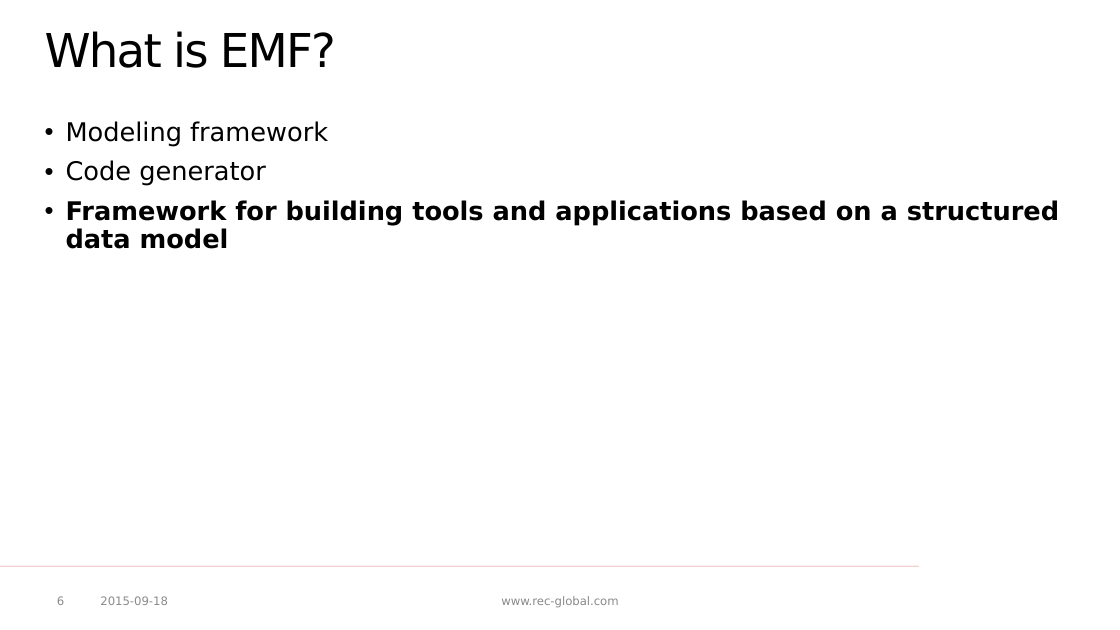
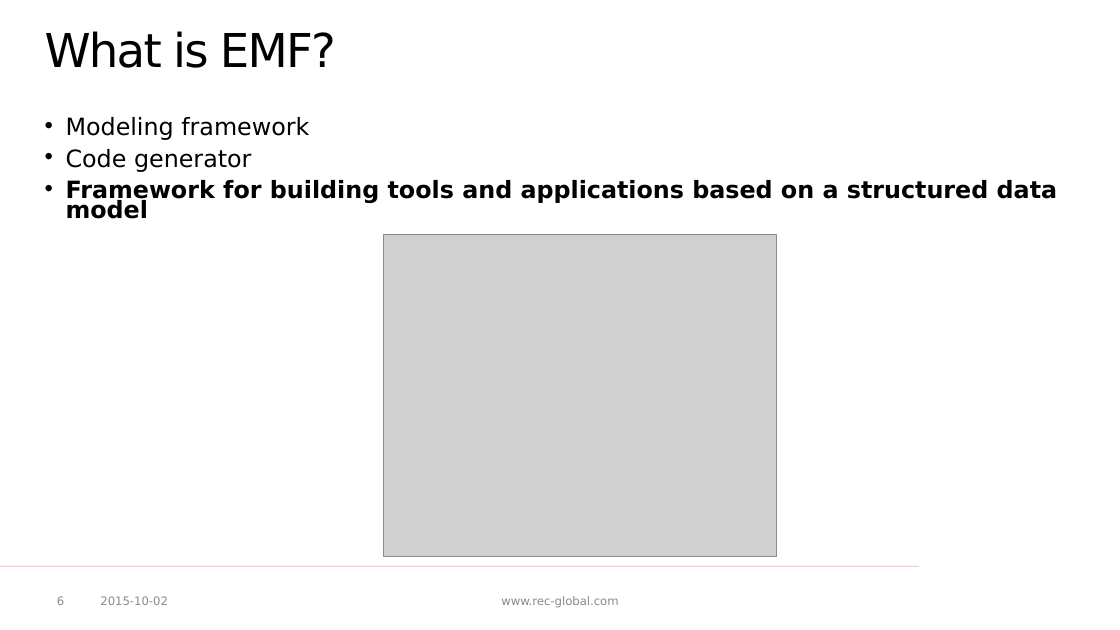
Before and after one commit to p-zalejko/jug_emf, a slide deck: slide 6 of JUG - EMF.pptx. Drawn at 1120x630 pixels with LibreOffice and Linux fonts; fonts in the diff are those of the drawing; grey boxes stand for pictures; background and template pictures are left out. Boxes give left, top, right and bottom in pixels: in the first picture for what was removed or moved away, otherwise in the second. Text is boxed around its words. In the diff, an @@ line names an element or a change of style, - is before the commit and + after.

Commit message:
updated a presentation

```diff
--- a/JUG - EMF.pptx
+++ b/JUG - EMF.pptx
@@ text "Modeling framework" at [66, 117, 1058, 219]: size 22 to 20.4 pt; line spacing 0.9 to 0.7 @@
@@ picture added at [384, 234, 777, 556] @@
@@ text at [100, 596, 168, 605]: text changed @@
-2015-09-18
+2015-10-02
```
Also in this commit, not shown: 14 other slides changed.
